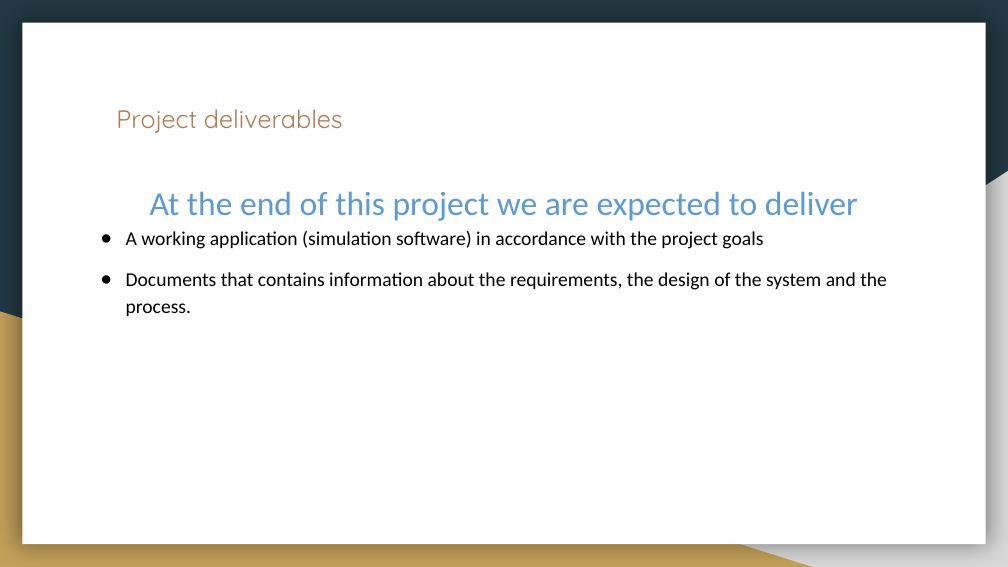
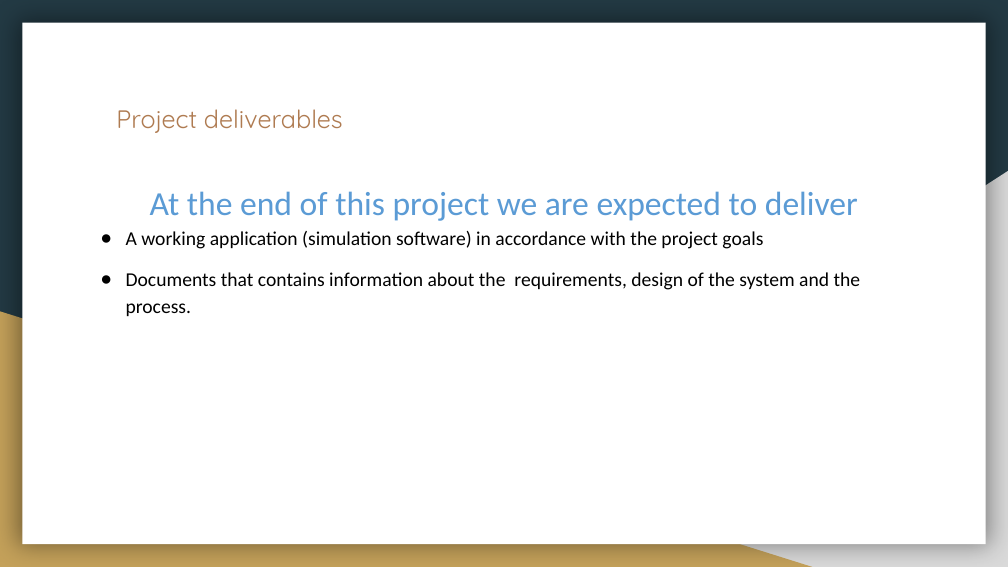
Before and after one commit to dholonakter/Csharp-Traffic-Simulation, a slide deck: slide 5 of First_version_of_the_presentation.pptx. Drawn at 1008x567 pixels with LibreOffice and Linux fonts; fonts in the diff are those of the drawing. Boxes give left, top, right and bottom in pixels: in the first picture for what was removed or moved away, otherwise in the second. Text is boxed around its words. In the diff, an @@ line names an element or a change of style, - is before the commit and + after.

```diff
--- a/First_version_of_the_presentation.pptx
+++ b/First_version_of_the_presentation.pptx
@@ text at box(126, 272, 861, 316): text changed @@
-● Documents that contains information about the requirements, the design of the system and the process.
+● Documents that contains information about the requirements, design of the system and the process.
```
Also in this commit, not shown: 3 other slides changed, 2 other files.
